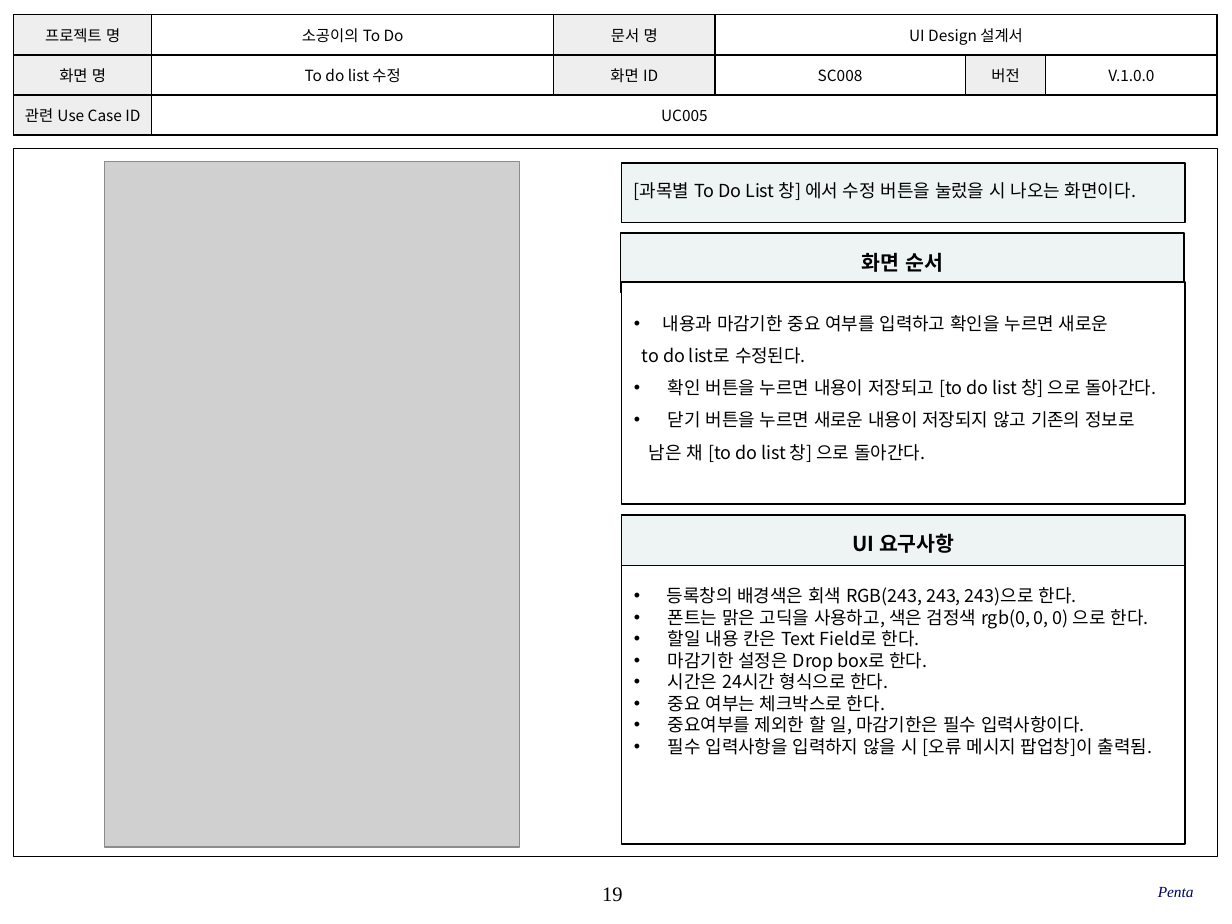
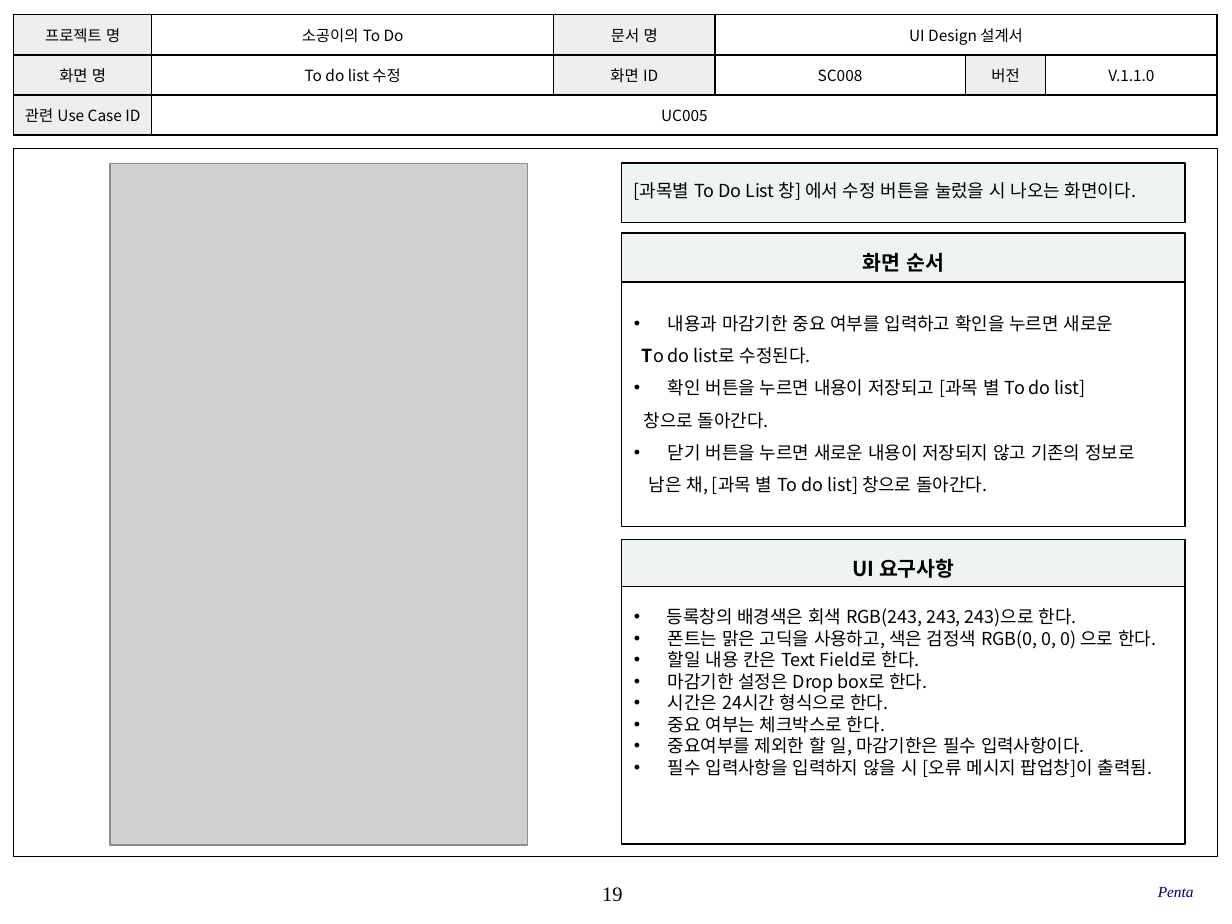
Before and after one commit to SE-admin/SE2017_5_mixharmony, a slide deck: slide 19 of doc/3_ 설계서/UI Design_05_penta.pptx. Drawn at 1232x924 pixels with LibreOffice and Linux fonts; fonts in the diff are those of the drawing; grey boxes stand for pictures; background and template pictures are left out. Boxes give left, top, right and bottom in pixels: in the first picture for what was removed or moved away, otherwise in the second. Text is boxed around its words. In the diff, an @@ line names an element or a change of style, - is before the commit and + after.

Commit message:
#913 요구사항 변경에 따른 UI Design 수정

```diff
--- a/doc/3_ 설계서/UI Design_05_penta.pptx
+++ b/doc/3_ 설계서/UI Design_05_penta.pptx
@@ table at (x1=14, y1=15, x2=1216, y2=136) @@
-row 2, column 6: V.1.0.0
+row 2, column 6: V.1.1.0
@@ picture resized from (x1=105, y1=161, x2=520, y2=848) to (x1=110, y1=163, x2=527, y2=845) @@
@@ rectangle "내용과 마감기한 중요 여부를 입력하고 ..." resized from (x1=622, y1=282, x2=1186, y2=504) to (x1=622, y1=282, x2=1186, y2=526) @@
@@ text in rectangle at (x1=642, y1=347, x2=1086, y2=429): text changed @@
-to do list로 수정된다.
-• 확인 버튼을 누르면 내용이 저장되고 [to do list 창] 으로 돌아간다.
+To do list로 수정된다.
+• 확인 버튼을 누르면 내용이 저장되고 [과목 별 To do list]
+창으로 돌아간다.
@@ text in rectangle at (x1=649, y1=476, x2=987, y2=495): text changed @@
-남은 채 [to do list 창] 으로 돌아간다.
+남은 채, [과목 별 To do list] 창으로 돌아간다.
@@ rectangle "UI 요구사항" resized from (x1=622, y1=515, x2=1186, y2=565) to (x1=622, y1=540, x2=1186, y2=586) @@
@@ rectangle "등록창의 배경색은 회색 RGB(243, 243, ..." resized from (x1=622, y1=565, x2=1186, y2=844) to (x1=622, y1=586, x2=1186, y2=844) @@
@@ text in rectangle at (x1=668, y1=626, x2=1156, y2=649): text changed @@
-• 폰트는 맑은 고딕을 사용하고, 색은 검정색 rgb(0, 0, 0) 으로 한다.
+• 폰트는 맑은 고딕을 사용하고, 색은 검정색 RGB(0, 0, 0) 으로 한다.
```
Also in this commit, not shown: 32 other slides changed, 4 slides added.
